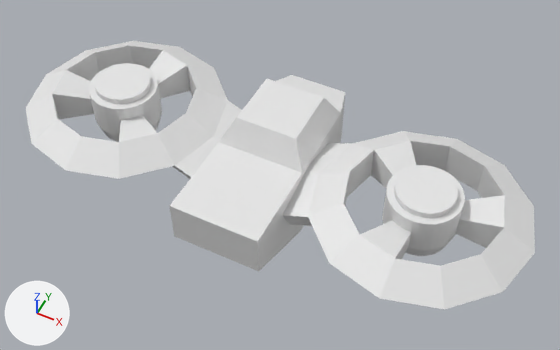
The FBX model Assets/Models/enemy_drone_2.7.fbx, before and after one commit.
The view is the same before and after, from a 50 mm camera at (4.34, -6.76, 10.52) aimed at (0.22, 1.49, 0.21). The axes (+X, +Y, +Z) are drawn at lower left. The lights are the same throughout. Where no turn or scale is listed for an object, it has been applied to the vertices.
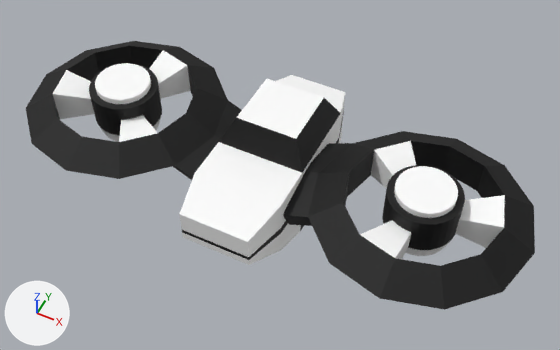
Commit message: add drone enemy

The change, as a diff of the scene's bpy script:
```diff
--- a/Assets/Models/enemy_drone_2.7.fbx.py
+++ b/Assets/Models/enemy_drone_2.7.fbx.py
@@ mat_black @@
+mat_black = principled_material('black')
+mat_black.base_color = (0.0, 0.0, 0.0)  # black #000000
+mat_black.roughness = 0.69
@@ mat_base @@
+mat_base = principled_material('base')
+mat_base.base_color = (1.0, 1.0, 1.0)  # white #ffffff
+mat_base.roughness = 0.69
@@ me_cube_001 @@
-me_cube_001.from_pydata(...)  # 30 vertices, 28 faces; spans x -0.8..0.8, y -0.44..3.56, z -0.72..1.36
+me_cube_001.from_pydata(...)  # 60 vertices, 58 faces; spans x -0.8..0.8, y -0.44..3.56, z -0.72..1.36
+# me_cube_001 part 14: 2 vertices moved from x 0.0, y -0.44, z 0.08..0.88 to x 0.0, y 0.36, z -0.32..0.88; 4 vertices removed from x -0.8..0.8, y -0.44, z 0.08..0.88; 34 vertices added at x -0.8..0.8, y -0.44..3.56, z -0.32..0.88
+# me_cube_001 part 15: 6 faces spanning x -0.8..0.8, y 1.4..3.56, z -0.72..1.36 switch from no material to mat_base (white #ffffff)
+# me_cube_001 part 16: 8 faces spanning x -0.8..0.8, y 1.16..2.76, z -0.72..1.36 switch from no material to mat_black (black #000000)
@@ me_cube_002 @@
 me_cube_002.from_pydata(...)  # 224 vertices, 194 faces; spans x -0.61..0.61, y -0.61..0.61, z -0.464..0.562
+# me_cube_002 part 3: 96 of the faces centred in x -0.567..0.567, y -0.567..0.567, z -0.464..-0.334 switch from no material to mat_base (white #ffffff)
+# me_cube_002 part 4: 33 of the faces centred in x -0.482..0.482, y -0.482..0.482, z 0.509..0.562 switch from no material to mat_base (white #ffffff)
+# me_cube_002 part 5: all 64 faces centred in x -0.604..0.604, y -0.604..0.604, z 0.126..0.455 switch from no material to mat_black (black #000000)
@@ me_cube_003 @@
 me_cube_003.from_pydata(...)  # 54 vertices, 54 faces; spans x -1.92..2.07, y -1.83..1.84, z -0.73..0.37
+# me_cube_003 part 10: all 15 faces centred in x -0.55..1.08, y -0.9..0.79, z -0.19..0.29 switch from no material to mat_base (white #ffffff)
+# me_cube_003 part 11: 17 of the faces centred in x -1.86..-0.15, y -1.45..0.78, z -0.46..0.21 switch from no material to mat_black (black #000000)
+# me_cube_003 part 12: 17 of the faces centred in x 0.56..1.69, y -1.45..1.46, z -0.11..0.21 switch from no material to mat_black (black #000000)
+# me_cube_003 part 13: 5 of the faces centred in x -0.82..-0.08, y 1.07..1.46, z -0.11..0.21 switch from no material to mat_black (black #000000)
@@ me_cube_005 @@
 me_cube_005.from_pydata(...)  # 54 vertices, 54 faces; spans x -2.07..1.92, y -1.84..1.83, z -0.73..0.37
+# me_cube_005 part 6: all 15 faces centred in x -1.08..0.55, y -0.79..0.9, z -0.19..0.29 switch from no material to mat_base (white #ffffff)
+# me_cube_005 part 7: 17 of the faces centred in x -1.69..-0.56, y -1.46..1.45, z -0.11..0.21 switch from no material to mat_black (black #000000)
+# me_cube_005 part 8: 17 of the faces centred in x 0.15..1.86, y -0.78..1.45, z -0.46..0.21 switch from no material to mat_black (black #000000)
+# me_cube_005 part 9: 5 of the faces centred in x 0.08..0.82, y -1.46..-1.07, z -0.11..0.21 switch from no material to mat_black (black #000000)
@@ me_cube_004 @@
 me_cube_004.from_pydata(...)  # 224 vertices, 194 faces; spans x -0.61..0.61, y -0.61..0.61, z -0.464..0.562
+# me_cube_004 part 1: 33 of the faces centred in x -0.482..0.482, y -0.482..0.482, z 0.509..0.562 switch from no material to mat_base (white #ffffff)
+# me_cube_004 part 2: all 64 faces centred in x -0.604..0.604, y -0.604..0.604, z 0.126..0.455 switch from no material to mat_black (black #000000)
```

Where the change shows, as pixel boxes (x1, y1, x2, y2) in the pictures (560 x 350 px):
'Cube', reshaped
    before: (169, 75, 345, 271)
    after: (179, 75, 345, 265)
'Cube.001', recoloured, moved
    both: (89, 63, 162, 142)
part 1 of me_cube_004, recoloured
    both: (394, 166, 458, 218)
part 2 of me_cube_004, recoloured (white to black)
    both: (382, 165, 465, 250)
part 3 of me_cube_002, recoloured
    both: (102, 129, 119, 142)
part 4 of me_cube_002, recoloured
    both: (95, 63, 150, 104)
part 5 of me_cube_002, recoloured (white to black)
    both: (89, 63, 160, 135)
part 6 of me_cube_005, recoloured
    both: (53, 50, 190, 142)
part 7 of me_cube_005, recoloured (white to black)
    both: (26, 41, 177, 170)
part 8 of me_cube_005, recoloured (white to black)
    both: (158, 47, 242, 177)
part 9 of me_cube_005, recoloured (white to black)
    both: (66, 133, 175, 179)
part 10 of me_cube_003, recoloured
    both: (360, 141, 505, 259)
part 11 of me_cube_003, recoloured (white to black)
    both: (283, 143, 395, 298)
part 12 of me_cube_003, recoloured (white to black)
    both: (380, 139, 535, 310)
part 13 of me_cube_003, recoloured (white to black)
    both: (354, 131, 457, 171)
part 14 of me_cube_001, built on
    before: (169, 142, 302, 271)
    after: (179, 96, 345, 265)
part 15 of me_cube_001, recoloured
    both: (236, 75, 345, 139)
part 16 of me_cube_001, recoloured (white to black)
    both: (219, 98, 341, 172)
